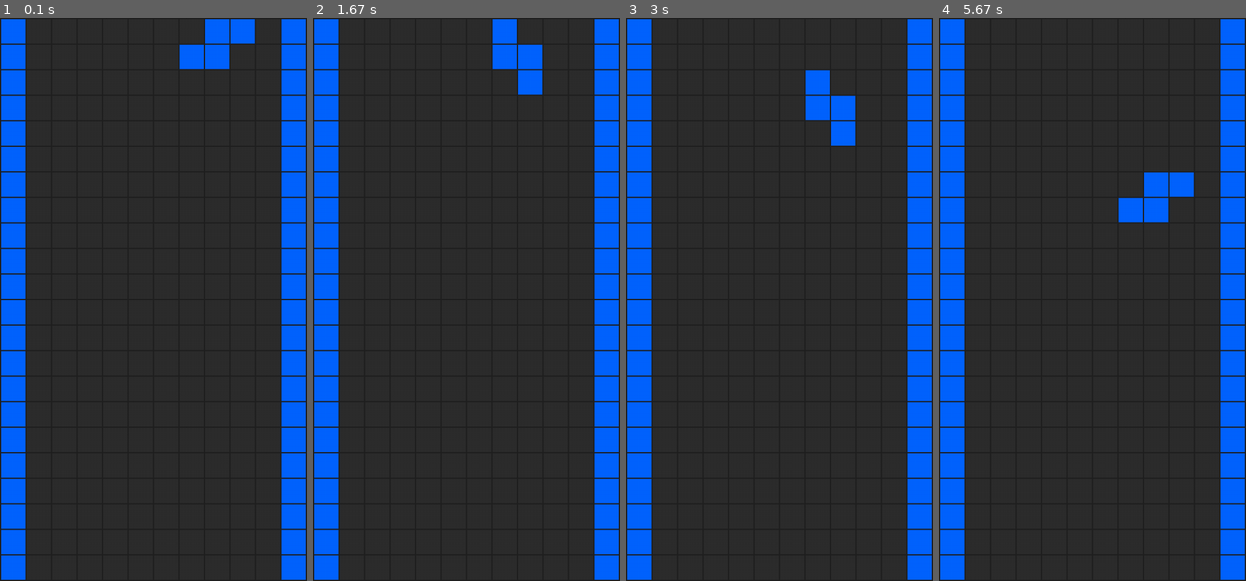
Above: before the commit, frames 1-4 (left to right).
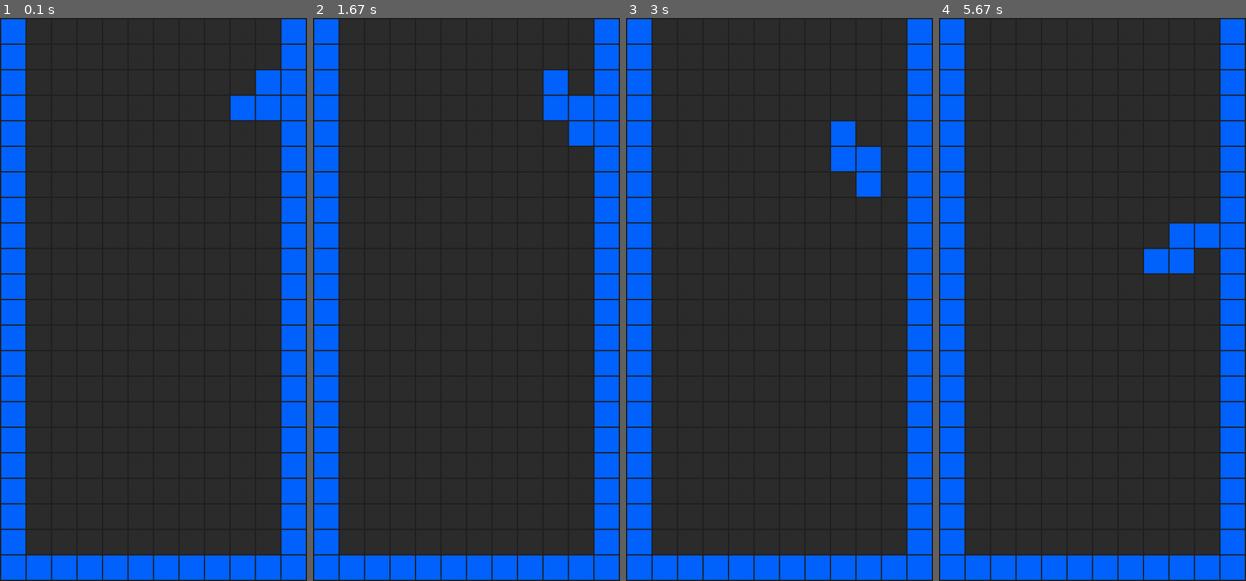
Above: after the commit, the same moments.

Repository: zetterus/first_projects
Game: pygame game, started from mine/tetris/main.py
Two runs of this game, one before a commit and one after it. Both use one fixed random seed, a clock stepped at 60 frames per second and the inputs below.
Inputs:
- Up to frame 1 (0.1 s): no input
- Up to frame 2 (1.67 s): tap I at 0.33 s; hold Up 1.17-1.63 s
- Up to frame 3 (3 s): hold Right 1.67-2.13 s; hold Left 2.17-2.7 s; hold Down from 2.73 s (still down)
- Up to frame 4 (5.67 s): release Down at 3.03 s; hold Left 3.07-3.47 s; hold Up 3.5-3.87 s; hold Right 3.9-4.53 s; hold Down 4.57-4.93 s; hold Left 4.97-5.43 s; hold Right from 5.47 s (still down)

The runs differ from the first frame. In frame 1, 6.0% of the frame differs, in the area x 8-92%, y 0-100%; in frame 2, 6.3%; in frame 3, 5.6%; in frame 4, 6.4%, in the area x 8-92%, y 27-100%.

Commit message:
фигуры "прыгают" при установке на пол, проходят сквозь друг друга сбоку

Diff:
--- a/mine/tetris/key_detect.py
+++ b/mine/tetris/key_detect.py
@@ -33,6 +33,8 @@
             if event.key in key_names:  # Проверяем, есть ли клавиша в словаре
                 key_name = key_names[event.key]
                 print(f"{key_name}, pygame.K_{key_name.upper()}")  # Выводим название и код клавиши
+            if event.key == pygame.K_i:
+                print("i", "K_i")
 
     # Очистка экрана
     screen.fill((0, 0, 0))
--- a/mine/tetris/main.py
+++ b/mine/tetris/main.py
@@ -87,8 +87,10 @@
         return {"left": left_zero_cols, "right": right_zero_cols, "up": corr_i_up, "bottom": corr_i_bot}
 
     def spawn(self):  # dunno why separate, not in init, but I want so
-        self.i = 5 - self.f_height[1] + self.f_height[2]
-        self.j = random.randint(1 - self.f_width[0], board.cols - self.f_width[1] + self.f_width[2])
+        self.i = 4 - self.f_height[1] + self.f_height[2]
+        J = random.randint(1 - self.f_width[0], board.cols - self.f_width[1] + self.f_width[2])
+        print(self.f_width[0], board.cols, self.f_width[1], self.f_width[2])
+        self.j = J
 
     def rotate(self):
         side_size = len(self.form)
@@ -132,9 +134,10 @@
     # bottom
     def can_move_down(self):
         for jj in range(self.f_width[0], self.f_width[1] - self.f_width[2]):
-            print("b_coll", self.i, self.j, self.f_height[1], self.f_height[2], jj)
+            # print("b_coll", self.i, self.j, self.f_height[1], self.f_height[2], jj, "|", self.f_width[0], self.f_width[1], self.f_width[2])
             if board.board[self.i + self.f_height[1] - self.f_height[2]][self.j + jj] + self.form[-1][jj] == 2:
-                print("b_coll", self.i, self.j, self.f_height[1], self.f_height[2], jj)
+                print("b_coll", self.i, self.j, self.f_height[1], self.f_height[2], jj, "|", self.f_width[0],
+                      self.f_width[1], self.f_width[2])
                 return False
 
         return True
@@ -152,8 +155,8 @@
         return True
 
     def fix_at_board(self):
-        for ii in range(self.f_height[1]):
-            for jj in range(self.f_width[1]):
+        for ii in range(self.f_height[0], self.f_height[1] - self.f_height[2]):
+            for jj in range(self.f_width[0], self.f_width[1] - self.f_width[2]):
                 if self.form[ii][jj]:
                     board.board[self.i + ii][self.j + jj] = self.form[ii][jj]
 
@@ -162,22 +165,22 @@
 class Board:
     def __init__(self, rows=20, cols=10, square_size=40, line_thickness=2):
         self.board = [[1] + [0] * cols + [1] if i != rows + 3 else [1] * (cols + 2) for i in range(rows + 4)]
-        self.rows = rows + 2
-        self.cols = cols + 2
+        self.rows = len(self.board) - 2
+        self.cols = len(self.board[0])
         self.square_size = square_size
         self.line_thickness = line_thickness
-        self.width = cols * (square_size + line_thickness) + square_size * 2 + line_thickness * 3
-        self.height = rows * (square_size + line_thickness) + square_size * 2 + line_thickness * 3
+        self.width = self.cols * (self.square_size + self.line_thickness) + self.line_thickness
+        self.height = self.rows * (self.square_size + self.line_thickness) + self.line_thickness
 
     def draw(self, fig):
         # Fill the background
         screen.fill(GRAY18)
         # Draw vertical lines
-        for i in range(0, self.width, self.square_size + self.line_thickness):
-            pygame.draw.line(screen, DARK_GREY, (i, 0), (i, self.height), self.line_thickness)
+        for j in range(0, self.width, self.square_size + self.line_thickness):
+            pygame.draw.line(screen, DARK_GREY, (j, 0), (j, self.height), self.line_thickness)
         # Draw horizontal lines
-        for j in range(0, self.height, self.square_size + self.line_thickness):
-            pygame.draw.line(screen, DARK_GREY, (0, j), (self.width, j), self.line_thickness)
+        for i in range(0, self.height, self.square_size + self.line_thickness):
+            pygame.draw.line(screen, DARK_GREY, (0, i), (self.width, i), self.line_thickness)
 
         # Draw figure
         for i in range(fig.f_height[1]):
@@ -185,14 +188,14 @@
                 if fig.form[i][j]:
                     pygame.draw.rect(screen, BLUE, (
                         (fig.j + j) * (self.square_size + self.line_thickness) + self.line_thickness,
-                        (fig.i + i - 3) * (self.square_size + self.line_thickness) + self.line_thickness,
+                        (fig.i + i) * (self.square_size + self.line_thickness) + self.line_thickness,
                         self.square_size,
                         self.square_size))
 
         # Draw filled board part
         for i in range(board.rows):
             for j in range(board.cols):
-                if board.board[i][j]:
+                if board.board[i+2][j]:
                     pygame.draw.rect(screen, BLUE, (
                         j * (self.square_size + self.line_thickness) + self.line_thickness,
                         i * (self.square_size + self.line_thickness) + self.line_thickness,
@@ -260,12 +263,18 @@
                 figure.move(0, -1)
             if event.key == RIGHT and figure.can_move_right():
                 figure.move(0, 1)
-            if event.key == DOWN and figure.can_move_down():
-                figure.move(1, 0)
+            if event.key == DOWN:
+                if figure.can_move_down():
+                    figure.move(1, 0)
+                else:
+                    figure.fix_at_board()
+                    figure.spawn()
             if event.key == ROTATE and figure.can_rotate():
                 figure.rotate()
             # if event.key == DROP:
             #     figure_rotate(current_figure)
+            if event.key == pygame.K_i:
+                print(figure.i, figure.j)
 
     # figures moves
     # Движение фигуры вниз
@@ -277,6 +286,7 @@
             figure.fix_at_board()
             figure.spawn()
         last_move_down_time = current_time
+        # print(figure.i)
 
     # # figures reach bottom
     result = figure.can_move_down()
